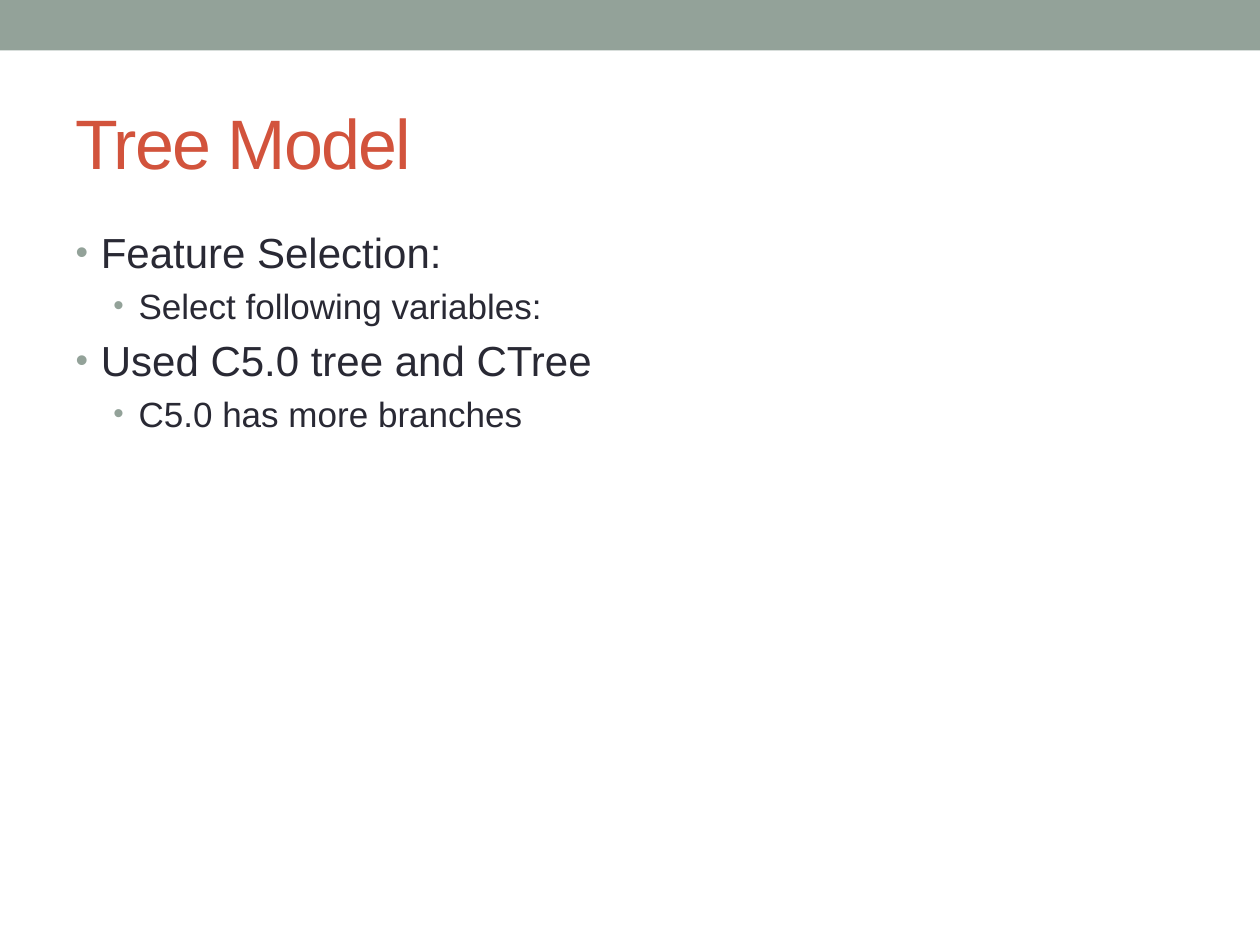
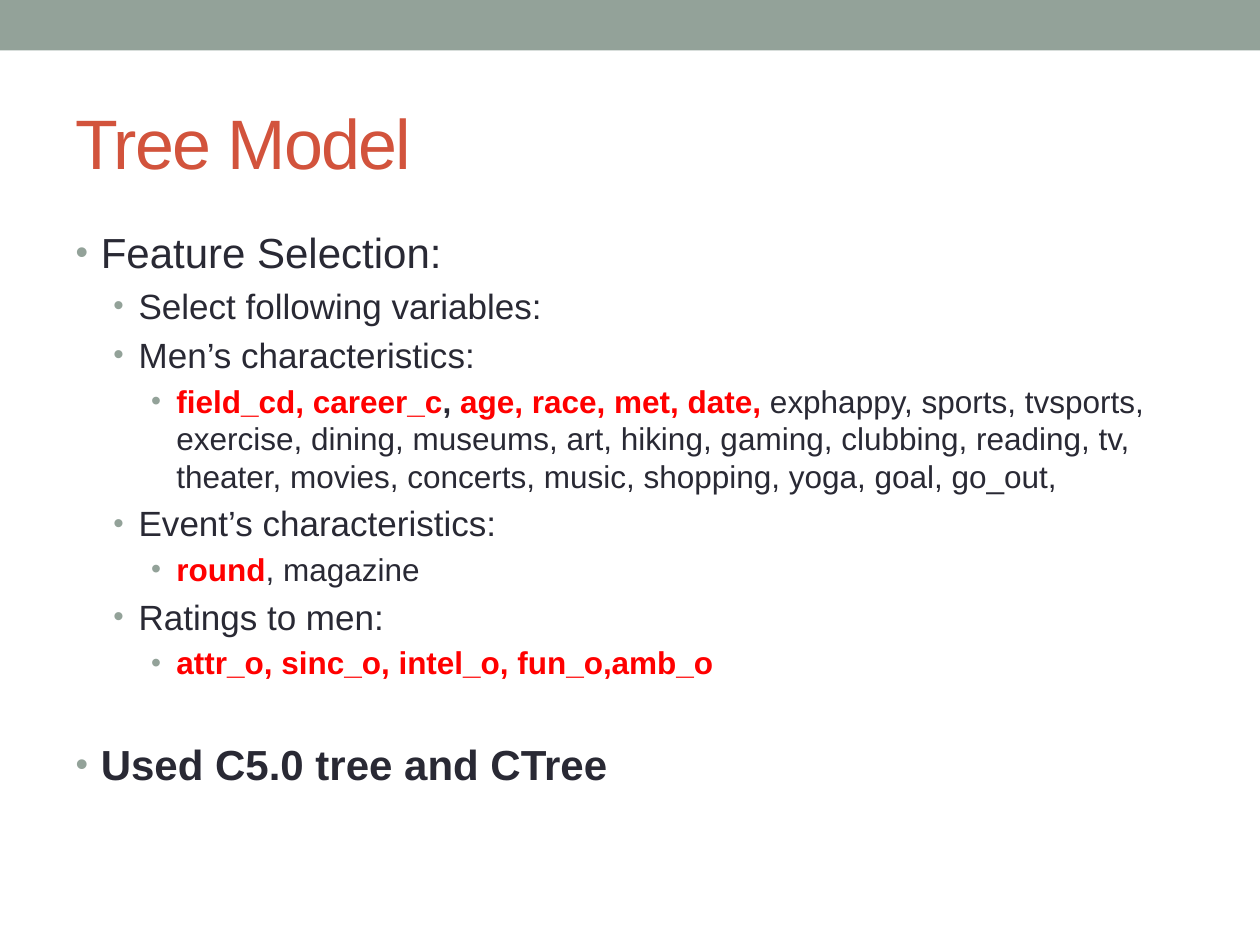
Before and after one commit to jonathanbae/4559Project1, a slide deck: slide 4 of baej.lih.project-1 Presentation.pptx. Drawn at 1260x945 pixels with LibreOffice and Linux fonts; fonts in the diff are those of the drawing. Boxes give left, top, right and bottom in pixels: in the first picture for what was removed or moved away, otherwise in the second. Text is boxed around its words. In the diff, an @@ line names an element or a change of style, - is before the commit and + after.

```diff
--- a/baej.lih.project-1 Presentation.pptx
+++ b/baej.lih.project-1 Presentation.pptx
@@ text at (139, 342, 1144, 679): paragraphs added @@
+  • Men’s characteristics:
+    • field_cd, career_c, age, race, met, date, exphappy, sports, tvsports, exercise, dining, museums, art, hiking, gaming, clubbing, reading, tv, theater, movies, concerts, music, shopping, yoga, goal, go_out,
+  • Event’s characteristics:
+    • round, magazine
+  • Ratings to men:
+    • attr_o, sinc_o, intel_o, fun_o,amb_o
@@ text at (139, 401, 522, 428): paragraph removed @@
-  • C5.0 has more branches
@@ text at (101, 749, 607, 781): bold on in "Used C5.0 tree and CTree" @@
```
Also in this commit, not shown: 1 other slide changed, 1 slide added, 1 slide removed.
